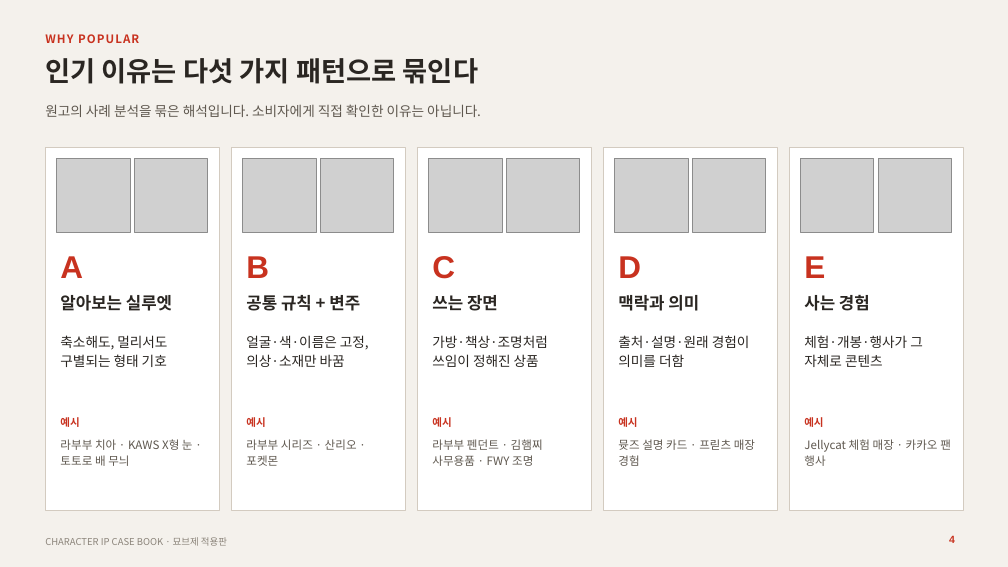
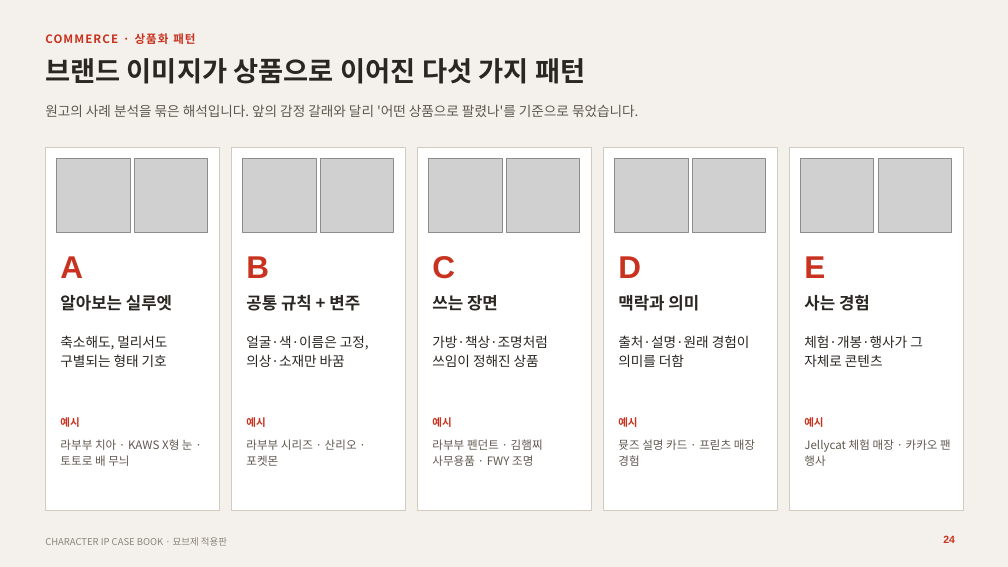
Before and after one commit to yehol/hoho, a slide deck: slide 24 of case-study/character_ip_casebook_myobze.pptx (slide 4 before the commit). Drawn at 1008x567 pixels with LibreOffice and Linux fonts; fonts in the diff are those of the drawing; grey boxes stand for pictures. Boxes give left, top, right and bottom in pixels: in the first picture for what was removed or moved away, otherwise in the second. Text is boxed around its words. In the diff, an @@ line names an element or a change of style, - is before the commit and + after.

```diff
--- a/case-study/character_ip_casebook_myobze.pptx
+++ b/case-study/character_ip_casebook_myobze.pptx
@@ text at bbox=[45, 58, 585, 84]: text changed @@
-인기 이유는 다섯 가지 패턴으로 묶인다
+브랜드 이미지가 상품으로 이어진 다섯 가지 패턴
@@ text at bbox=[45, 33, 195, 44]: text changed @@
-WHY POPULAR
+COMMERCE · 상품화 패턴
@@ text at bbox=[45, 104, 638, 117]: text changed @@
-원고의 사례 분석을 묶은 해석입니다. 소비자에게 직접 확인한 이유는 아닙니다.
+원고의 사례 분석을 묶은 해석입니다. 앞의 감정 갈래와 달리 '어떤 상품으로 팔렸나'를 기준으로 묶었습니다.
@@ page number at bbox=[943, 535, 955, 543]: text changed @@
-4
+24
```
Also in this commit, not shown: 19 other slides changed, 9 slides added.
